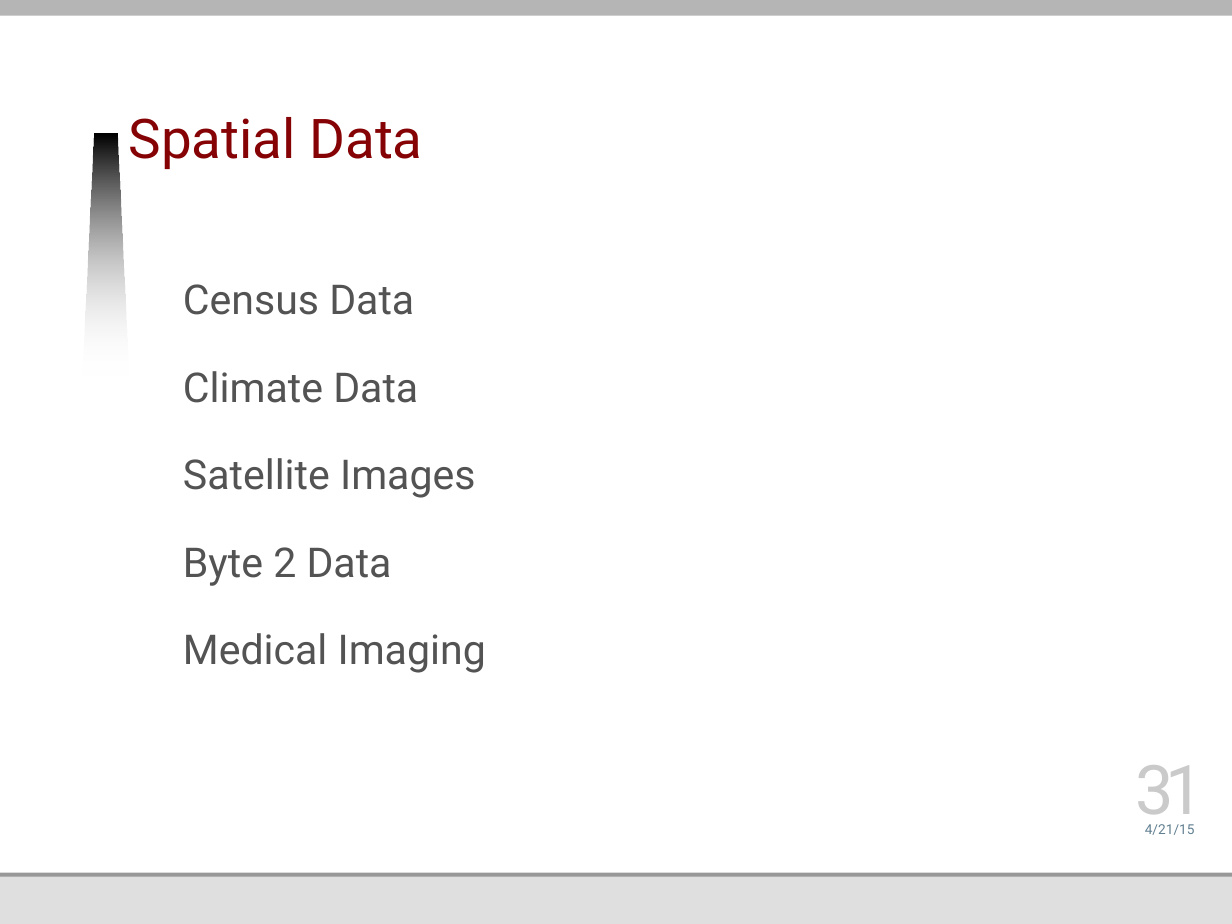
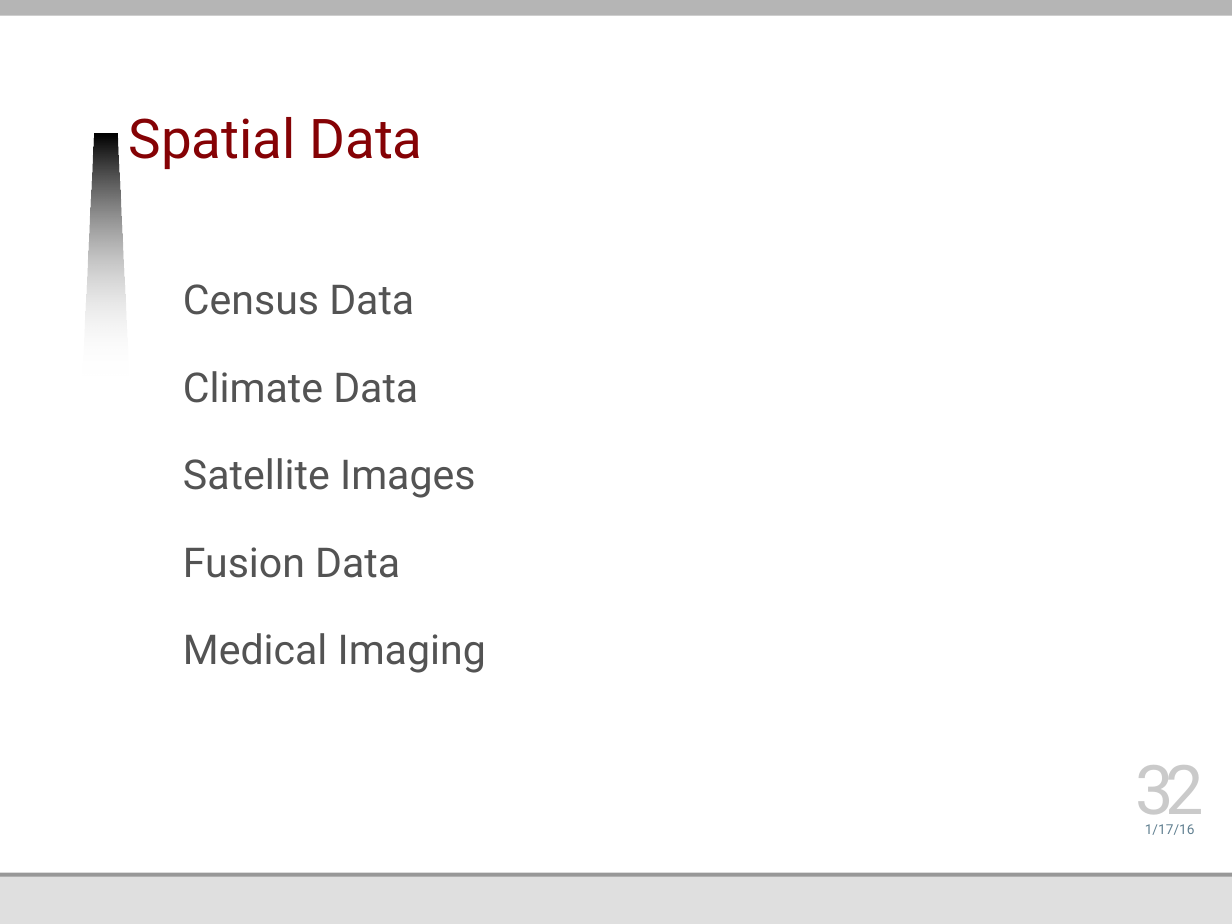
Before and after one commit to jmankoff/data, a slide deck: slide 32 of Lectures/3 Data Storage.pptx (slide 31 before the commit). Drawn at 1232x924 pixels with LibreOffice and Linux fonts; fonts in the diff are those of the drawing; background and template pictures are left out. Boxes give left, top, right and bottom in pixels: in the first picture for what was removed or moved away, otherwise in the second. Text is boxed around its words. In the diff, an @@ line names an element or a change of style, - is before the commit and + after.

```diff
--- a/Lectures/3 Data Storage.pptx
+++ b/Lectures/3 Data Storage.pptx
@@ text at <box>183,547,400,578</box>: text changed @@
-  Byte 2 Data
+  Fusion Data
@@ page number at <box>1136,765,1204,830</box>: text changed @@
-31
+32
@@ text at <box>1145,824,1195,835</box>: text changed @@
-4/21/15
+1/17/16
```
Also in this commit, not shown: 33 other slides changed, 1 slide added.
